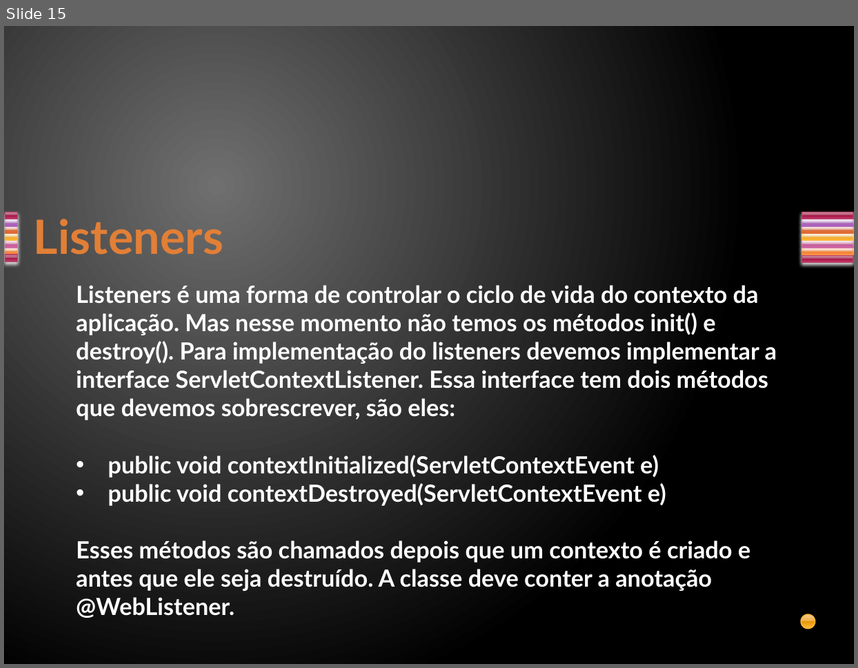
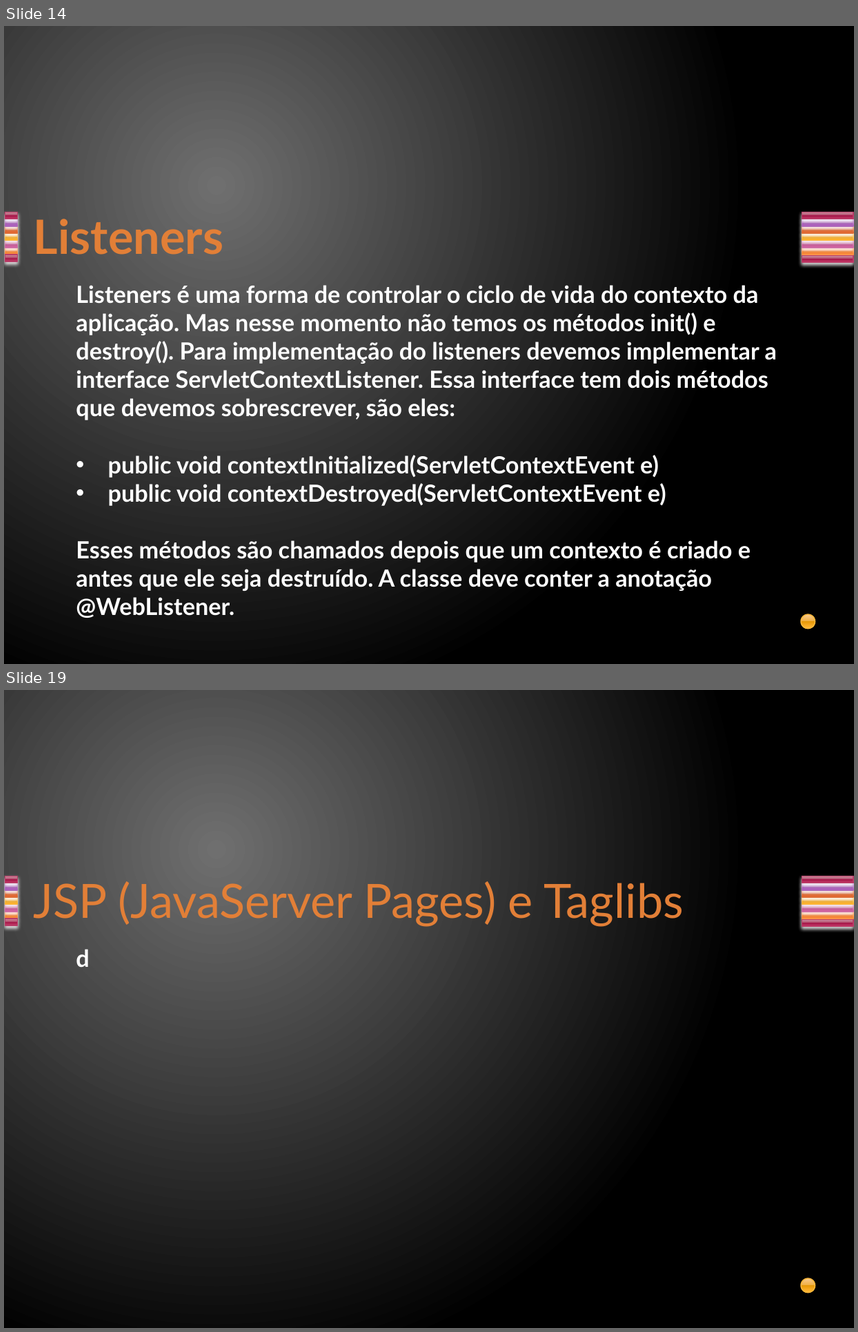
Before and after one commit to davirj9/javaAvancado, a slide deck: AulasAvancado/src/main/resources/br/com/Aula2/Servlets.pptx. Shown one above the other, each under a label of ours: slide 15 before the commit, slides 14 and 19 after it; the slides between them are not shown. The pictures are 858x668 and 858x1332 pixels, drawn with LibreOffice and Linux fonts; fonts in the diff are those of the drawing. Boxes give left, top, right and bottom in pixels: in the first picture for what was removed or moved away, otherwise in the second. Text is boxed around its words. In the diff, an @@ line names an element or a change of style, - is before the commit and + after.

```diff
--- a/AulasAvancado/src/main/resources/br/com/Aula2/Servlets.pptx
+++ b/AulasAvancado/src/main/resources/br/com/Aula2/Servlets.pptx
@@ slide 19 added at [4, 690, 854, 1328], background gradient #707070 to #000000; not listed: 15 template elements that a slide beside it also shows @@
@@ title added at [34, 881, 684, 927], 40 pt, text gradient #E38037 to #FA8D3D @@
+JSP (JavaServer Pages) e Taglibs
@@ text added at [76, 949, 89, 967], 20 pt, text #FFFFFF, bold @@
+d
@@ what was slide 15 is now slide 14 @@
```
Also in this commit, not shown: 1 slide changed, 3 other slides added, 1 slide removed, 32 other files.
